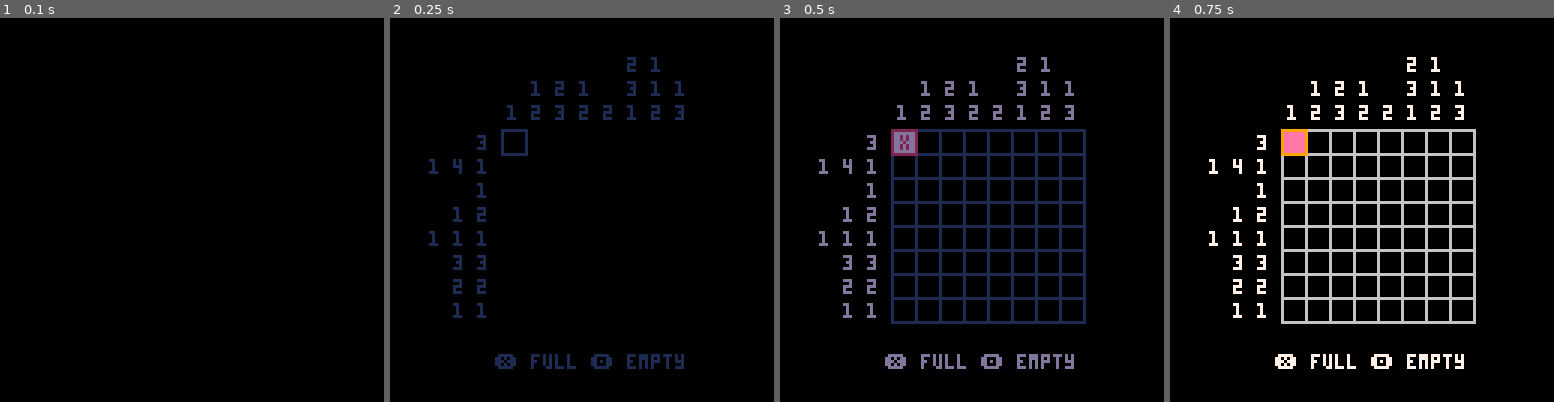
Above: before the commit, frames 1-4 (left to right).
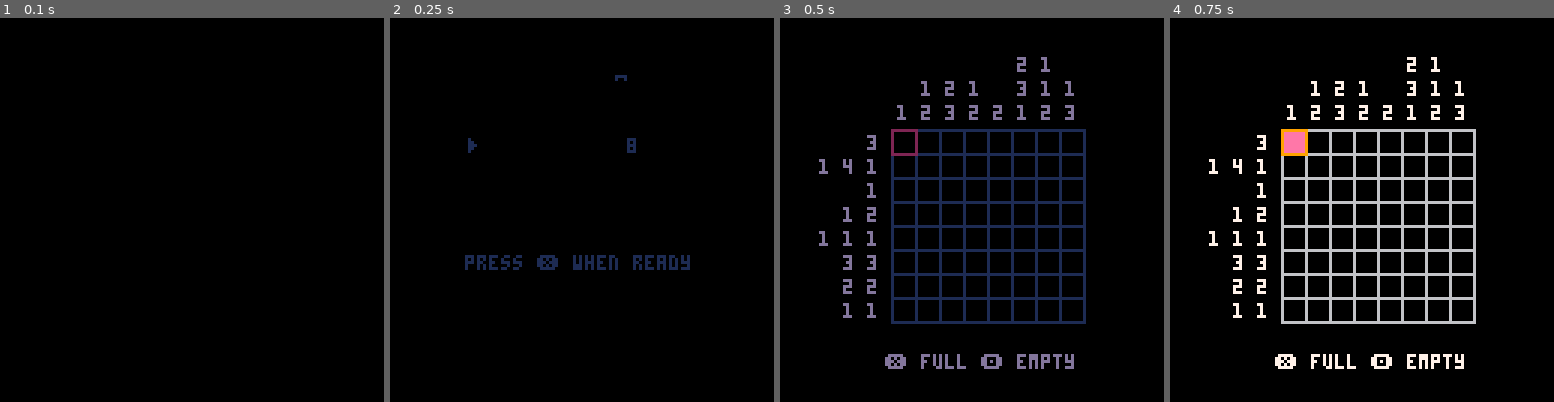
Above: after the commit, the same moments.

Repository: po8rewq/picross8
Game: PICO-8 cartridge nonogram.p8
The game is run twice, just before and just after one commit, with the same random seed, the same clock (stepped at 60 frames per second) and the same inputs.
Inputs:
- Up to frame 1 (0.1 s): no input
- Up to frame 2 (0.25 s): no input
- Up to frame 3 (0.5 s): tap X (X key) at 0.33 s
- Up to frame 4 (0.75 s): tap O (Z key) at 0.7 s

Frame 1 is identical in both runs. In frame 2, 3.9% of the frame differs, in the area x 10-79%, y 10-92%; in frame 3, 0.3%; in frame 4, nothing differs.

Commit message:
added menu and hard mode

Diff:
--- a/nonogram.p8
+++ b/nonogram.p8
@@ -15,3 +15,25 @@
 
 
 
+…(18 lines of a section not shown)…
+__map__
+0000000000000000000000000000000000000000000000000000000000000000000000000000000000000000000000000000000000000000000000000000000000000000000000000000000000000000000000000000000000000000000000000000000000000000000000000000000000000000000000000000000000000000
+0000000000000000000000000000000000000000000000000000000000000000000000000000000000000000000000000000000000000000000000000000000000000000000000000000000000000000000000000000000000000000000000000000000000000000000000000000000000000000000000000000000000000000
+0000000000202122232400000000000000000000000000000000000000000000000000000000000000000000000000000000000000000000000000000000000000000000000000000000000000000000000000000000000000000000000000000000000000000000000000000000000000000000000000000000000000000000
--- a/src/draw.lua
+++ b/src/draw.lua
@@ -87,3 +87,24 @@
   if fadeperc==1 then return end
   draw_windows()
 end
+
+function draw_menu()
+  cls()
+  map()
+
+  local v=sin(time())
+  local bx=27+v
+  local by=40+menu_pos*10
+  line(bx,by,bx,by+4,7)
+  line(bx+1,by+1,bx+1,by+3,7)
+  line(bx+2,by+2,bx+2,by+2,7)
+
+  print("grid size: ", 35, 40, 5)
+  print(board_size, 79, 40, menu_pos==0 and 7 or 5)
+
+  print("show errors: ", 35, 50, 5)
+  print(display_errors and "yes" or "no", 87, 50, menu_pos==1 and 7 or 5)
+
+  print("press \x97 when ready", 25, 81+v, 5)
+  print("press \x97 when ready", 25, 80+v, 7)
+end
--- a/src/game-logic.lua
+++ b/src/game-logic.lua
@@ -1,5 +1,4 @@
- function init_game(v)
-  fadeperc=1
+function init_game(v)
   p_x,p_y=0,0
   board_size=v
   padding=64-board_size*8/2+5
@@ -10,7 +9,7 @@
 
 function reset_board(raws)
   board={}
-  state={}
+  state={} -- 0:not played, 1:mine, 2:error, 3:empty
   total=0
   progress=0
   errors=0
--- a/src/main.lua
+++ b/src/main.lua
@@ -1,15 +1,28 @@
+-- game picross8
+-- by revolgame
+
 function _init()
   shake=0
+  fadeperc=1
   dpal=explodeval("0,1,1,2,1,13,6,4,4,9,3,13,1,13,14")
   dirx=explodeval("-1,1,0,0,1,1,-1,-1")
   diry=explodeval("0,0,-1,1,-1,1,1,-1")
   wind={}
 
-  greset()
+  min_board_size=3
+  max_board_size=8
+  board_size=max_board_size
+  display_errors=true
+
+  menu_pos=0
+  _drw=draw_menu
+  _upd=update_menu
+
+  --greset()
 end
 
 function greset()
-  init_game(8)
+  init_game(board_size)
   _drw=draw_game
   _upd=update_game
 end
--- a/src/update.lua
+++ b/src/update.lua
@@ -25,32 +25,62 @@
 
   local sv=state[p_y+1][p_x+1]
   if btnp(❎) then
-   if sv==0 or sv==2 then
-    if board[p_y+1][p_x+1]==2 then
-     if sv!=1 then
-      state[p_y+1][p_x+1]=1
-      progress+=1
-     end
+    if display_errors then
+      if sv==0 or sv==2 then
+        if board[p_y+1][p_x+1]==2 then
+          if sv!=1 then
+            state[p_y+1][p_x+1]=1
+            progress+=1
+          end
+        else
+          if sv!=2 then
+            state[p_y+1][p_x+1]=2
+            errors+=1
+          end
+        end
+      end
     else
-     if sv!=2 then
-      state[p_y+1][p_x+1]=2
-      errors+=1
-     end
+      if board[p_y+1][p_x+1]==2 then
+        if sv!=1 then
+          state[p_y+1][p_x+1]=1
+          progress+=1
+        else
+          state[p_y+1][p_x+1]=0
+          progress-=1
+        end
+      else
+        if sv==1 then
+          state[p_y+1][p_x+1]=0
+        else
+          state[p_y+1][p_x+1]=1
+        end
+      end
     end
-   end
   elseif btnp(🅾️) then
-   if sv==0 or sv==2 then
-    if board[p_y+1][p_x+1]==1 then
-     if sv!=3 then
-      state[p_y+1][p_x+1]=3
-     end
-    else
-     if sv!=2 then
-      state[p_y+1][p_x+1]=2
-      errors+=1
-     end
+    if display_errors then
+      if sv==0 or sv==2 then
+        if board[p_y+1][p_x+1]==1 then
+         if sv!=3 then
+          state[p_y+1][p_x+1]=3
+         end
+        else
+         if sv!=2 then
+          state[p_y+1][p_x+1]=2
+          errors+=1
+         end
+        end
+      end
+    else --only if !display_errors
+      if sv==3 then
+        state[p_y+1][p_x+1]=0
+      else
+        state[p_y+1][p_x+1]=3
+      end
+
+      if board[p_y+1][p_x+1]==1 and sv!=3 then
+        errors+=1
+      end
     end
-   end
   end
  end
 
@@ -68,3 +98,36 @@
     greset()
   end
 end
+
+function update_menu()
+  if btnp(❎) then
+    greset()
+  end
+  if btnp(⬇️) and menu_pos<1 then
+    menu_pos+=1
+  end
+  if btnp(⬆️) and menu_pos>0 then
+    menu_pos-=1
+  end
+
+  if btnp(➡️) then
+    if menu_pos==0 then
+      board_size+=1
+      if board_size>max_board_size then
+        board_size=min_board_size
+      end
+    elseif menu_pos==1 then
+      display_errors=not display_errors
+    end
+  end
+  if btnp(⬅️) then
+    if menu_pos==0 then
+      board_size-=1
+      if board_size<min_board_size then
+        board_size=max_board_size
+      end
+    elseif menu_pos==1 then
+      display_errors=not display_errors
+    end
+  end
+end
Not shown, changed: 18 lines of the sprite sheet (__gfx__) section of nonogram.p8
